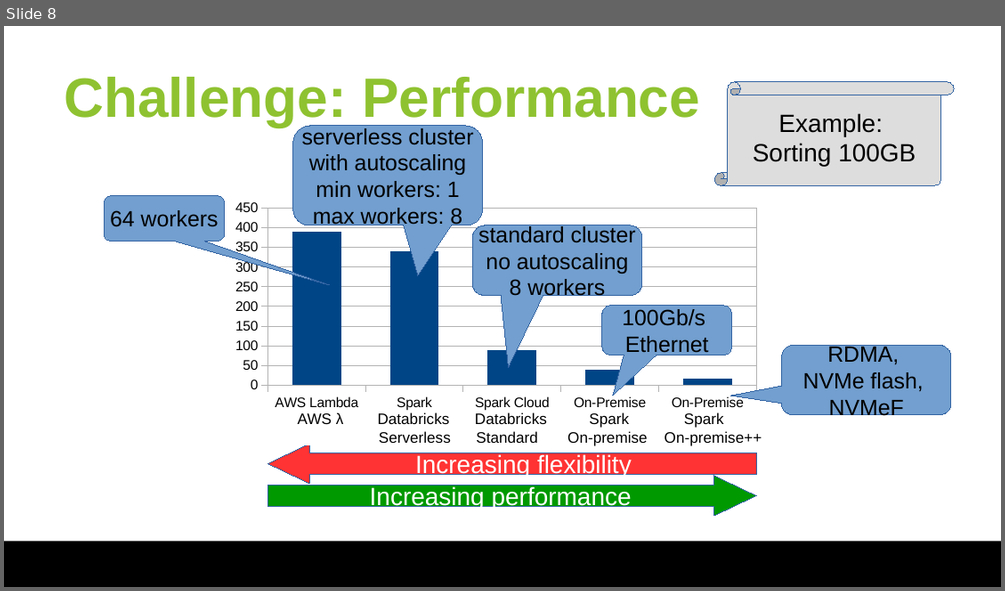
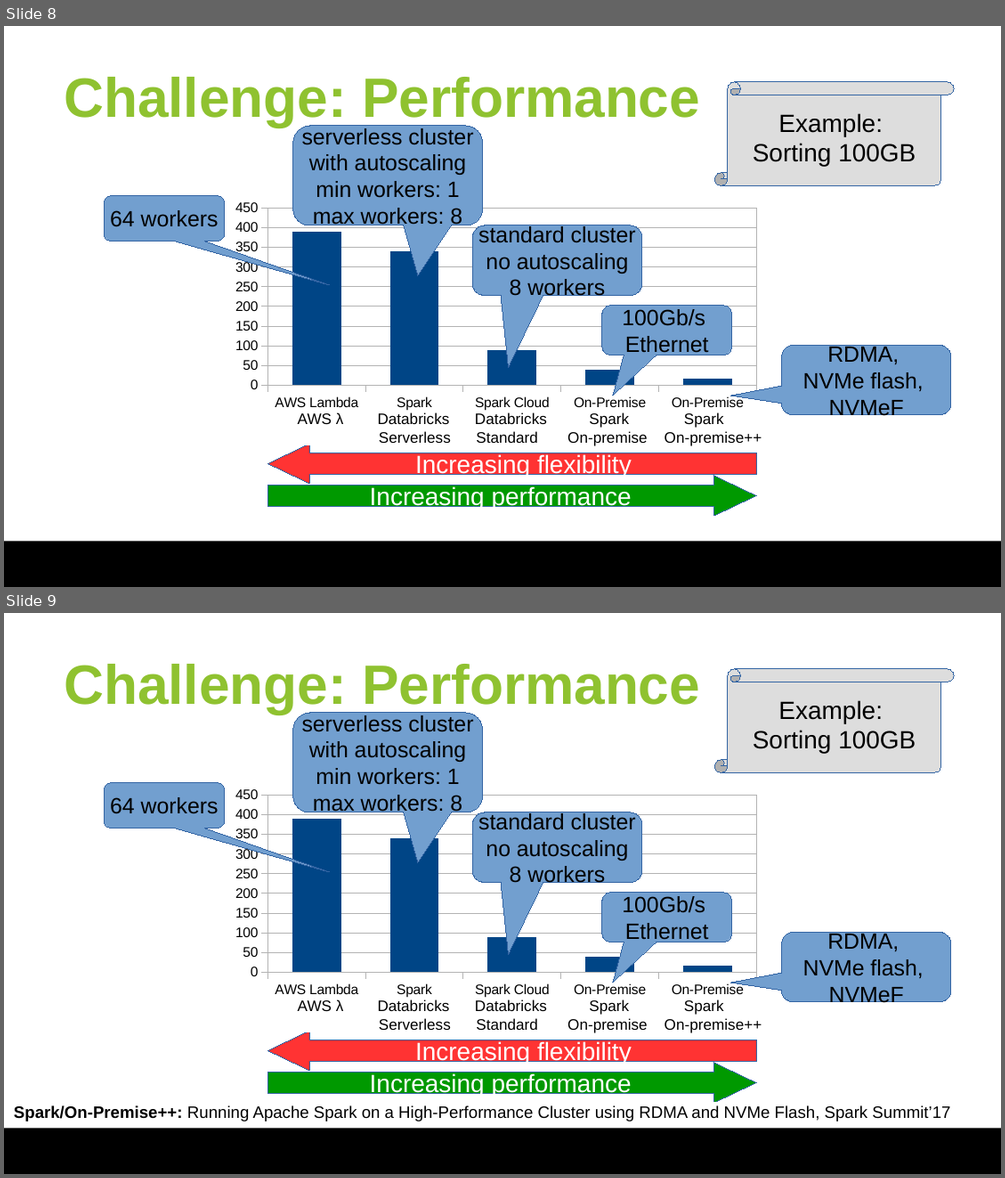
Before and after one commit to huangyibo/spark-summit-18, a slide deck: slides/spark-summit-18.odp. Shown one above the other, each under a label of ours: slide 8 before the commit, slides 8 and 9 after it. The pictures are 1005x591 and 1005x1178 pixels, drawn with LibreOffice and Linux fonts; fonts in the diff are those of the drawing; background and template pictures are left out. Boxes give left, top, right and bottom in pixels: in the first picture for what was removed or moved away, otherwise in the second. Text is boxed around its words. In the diff, an @@ line names an element or a change of style, - is before the commit and + after.

```diff
--- a/slides/spark-summit-18.odp
+++ b/slides/spark-summit-18.odp
@@ slide 9 added at (4,613,1001,1174), background #FFFFFF; not listed: 1 template element that a slide beside it also shows @@
@@ title added at (64,664,700,714), 40 pt, text #8FC230, bold @@
+Challenge: Performance
@@ vertical scroll added at (715,669,954,772), fill #DDDDDD, outline #3465A4 0 pt, 18 pt, text #000000 @@
+Example:
+Sorting 100GB
@@ rounded speech box added at (293,713,483,812), fill #729FCF, outline #3465A4 0 pt, 16 pt, text #000000 @@
+serverless cluster
+with autoscaling
+min workers: 1
+max workers: 8
@@ rounded speech box added at (104,782,225,828), fill #729FCF, outline #3465A4 0 pt, 16 pt, text #000000 @@
+64 workers
@@ column chart added at (225,782,767,1018) @@
+categories: AWS Lambda, Spark Serverless, Spark Cloud, On-Premise, On-Premise
+Series 1: 390, 340, 90, 40, 20
@@ rounded speech box added at (472,812,642,882), fill #729FCF, outline #3465A4 0 pt, 16 pt, text #000000 @@
+standard cluster
+no autoscaling
+8 workers
@@ rounded speech box added at (602,892,732,942), fill #729FCF, outline #3465A4 0 pt, 16 pt, text #000000 @@
+100Gb/s
+Ethernet
@@ rounded speech box added at (782,932,951,1002), fill #729FCF, outline #3465A4 0 pt, 16 pt, text #000000 @@
+RDMA,
+NVMe flash,
+NVMeF
@@ rectangle added at (263,997,792,1031), fill #FFFFFF, outline #FFFFFF 0 pt, 11 pt, text #000000 @@
+AWS λ Databricks Databricks Spark Spark
+Serverless Standard On-premise On-premise++
@@ left arrow added at (268,1030,757,1070), fill #FF3333, outline #3465A4 0 pt, 18 pt, text #FFFFFF @@
+Increasing flexibility
@@ left arrow added at (268,1062,757,1103), fill #009900, outline #3465A4 0 pt, 18 pt, text #FFFFFF @@
+Increasing performance
@@ rectangle added at (4,1103,1001,1121), fill #FFFFFF, outline #FFFFFF 0 pt, 12 pt, text #000000 @@
+Spark/On-Premise++: Running Apache Spark on a High-Performance Cluster using RDMA and NVMe Flash, Spark Summit’17
```
Also in this commit, not shown: 3 slides changed, 1 other file.
